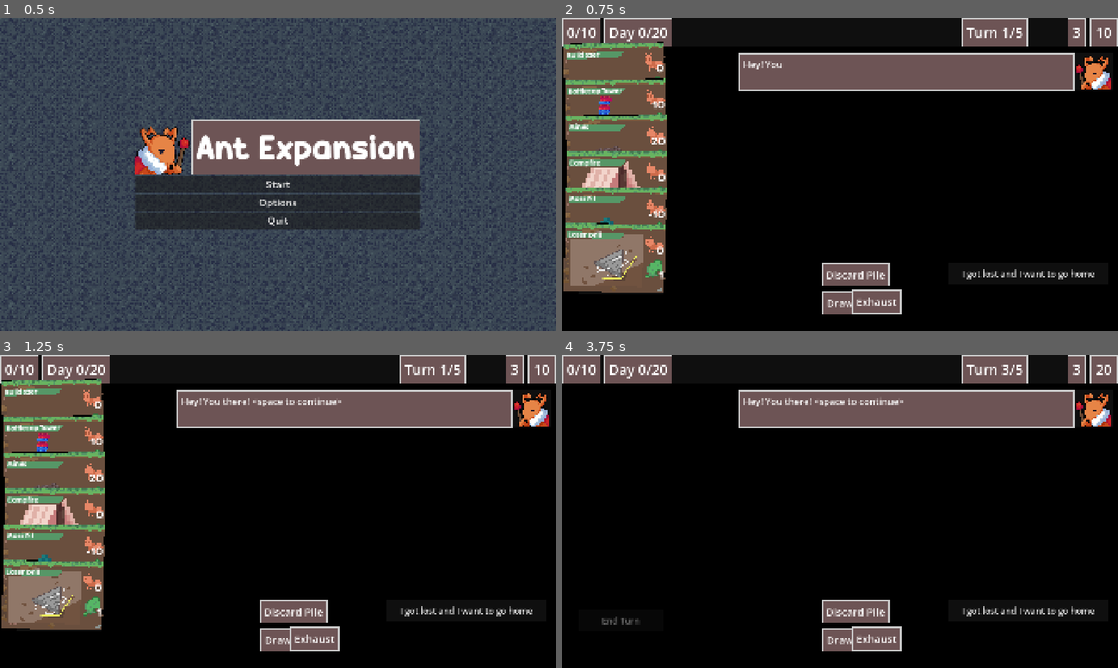
Above: before the commit, frames 1-4 (two rows, left to right).
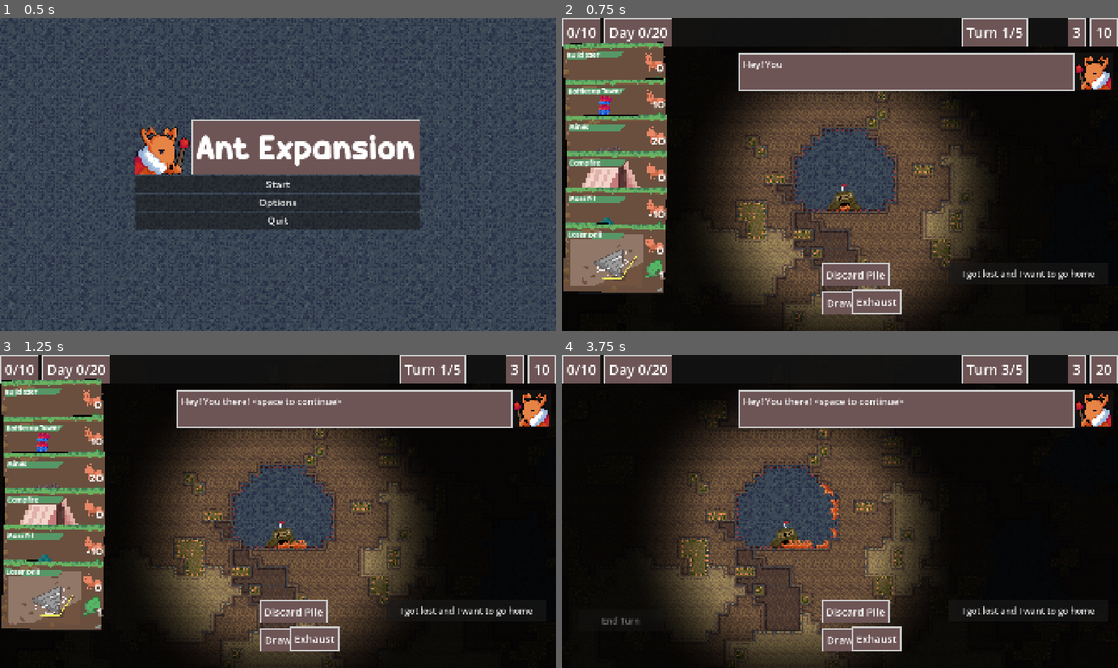
Above: after the commit, the same moments.

Repository: zunda-arrow/pizza-jam-16
Game: Godot game, scene res://menu/menu.tscn
Same seed, same stepped clock (60 frames per second), same inputs: the game is played once before the commit and once after it. The engine's default icon, where the game draws it, is replaced by a stand-in: a white triangle on a blue panel in a dark square.
Inputs (mouse positions are in pixels of both pictures, inside the frame that each line leads up to):
- Up to frame 1 (0.5 s): no input
- Up to frame 2 (0.75 s): click "Start" at 0.5 s
- Up to frame 3 (1.25 s): no input
- Up to frame 4 (3.75 s): click "I got lost and I want to go h…" at 1.25 s; click "I got lost and I want to go h…" at 2 s; click "End Turn" at 2.75 s; tap Enter at 3.5 s; move the mouse to (962, 495) at 3.52 s; hold D (right) from 3.53 s (still down); click (962, 495) at 3.67 s

Frame 1 is identical in both runs. In frame 2, 31% of the frame differs, in the area x 24-78%, y 23-100%; in frame 3, 31%; in frame 4, 32%, in the area x 15-69%, y 14-100%.
Error before the commit: Invalid call to function 'place_build' in base 'Node2D (structure_manager.gd)'. Expected 4 argument(s). (res://game/arena.gd:55)

Commit message:
fix branch

Diff:
--- a/game/arena.gd
+++ b/game/arena.gd
@@ -52,7 +52,7 @@
 	%Army.get_cell_to_walk_to = _get_ant_pathfindable_cell
 
 	# The home is always placed
-	%Structure.place_build(%Terrain.tilemap.map_to_local(Vector2i(0, 2)), Vector2i(0, 2), HomeStructure.new())
+	%Structure.place_build(%Terrain.tilemap.map_to_local(Vector2i(0, 2)), Vector2i(0, 2), HomeStructure.new(), 0)
 	_on_terrain_update()
 
 func _on_terrain_update():
@@ -197,7 +197,7 @@
 			power = x
 		power += eff
 		if dig_area_touches_path(area, at):
-			success = %Terrain.destroy(at, area, power)
+			success = %Terrain.destroy(at, area, power, x)
 		else:
 			success = false
 		if success:
